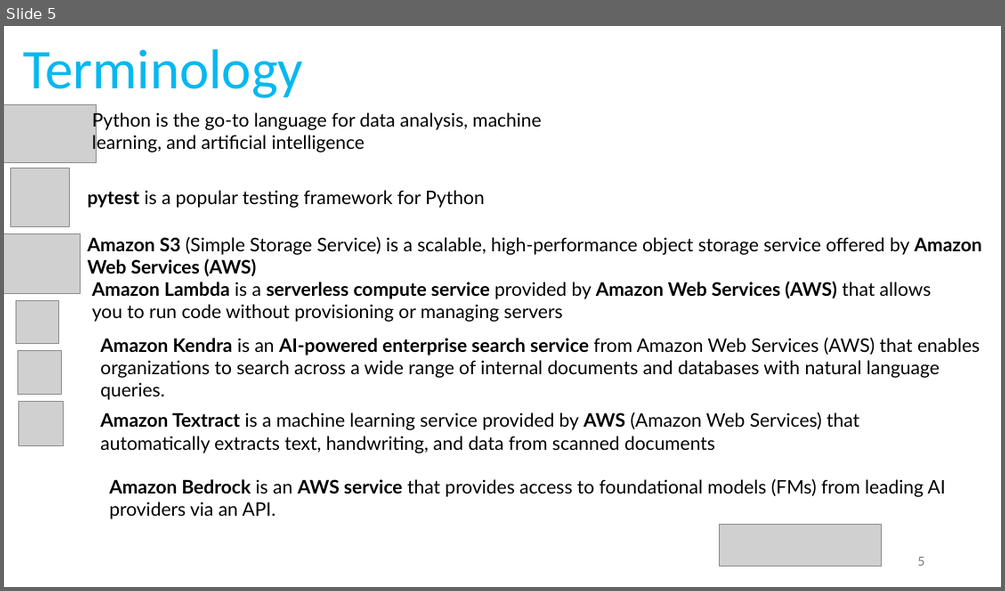
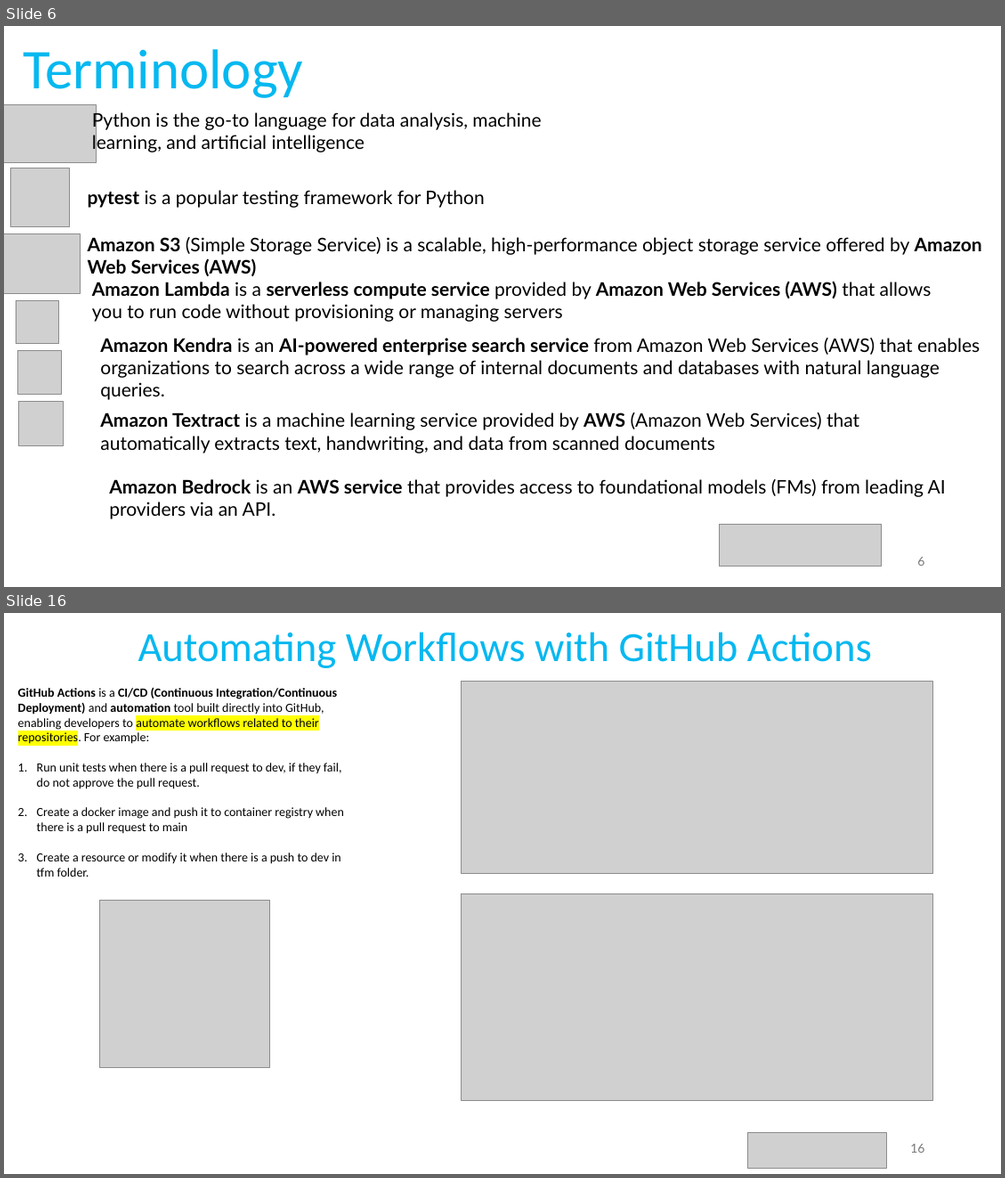
Before and after one commit to ShayanCanty/CaseStudy, a slide deck: casestudy.pptx. Shown one above the other, each under a label of ours: slide 5 before the commit, slides 6 and 16 after it; the slides between them are not shown. The pictures are 1005x591 and 1005x1178 pixels, drawn with LibreOffice and Linux fonts; fonts in the diff are those of the drawing; grey boxes stand for pictures. Boxes give left, top, right and bottom in pixels: in the first picture for what was removed or moved away, otherwise in the second. Text is boxed around its words. In the diff, an @@ line names an element or a change of style, - is before the commit and + after.

```diff
--- a/casestudy.pptx
+++ b/casestudy.pptx
@@ slide 16 added at bbox=[4, 613, 1001, 1174], background #FFFFFF @@
@@ text added at bbox=[138, 632, 872, 668], 40 pt, text #06B8F0 @@
+Automating Workflows with GitHub Actions
@@ text added at bbox=[18, 688, 344, 876], 12 pt, text #000000 @@
+GitHub Actions is a CI/CD (Continuous Integration/Continuous Deployment) and automation tool built directly into GitHub, enabling developers to automate workflows related to their repositories. For example:
+1. Run unit tests when there is a pull request to dev, if they fail, do not approve the pull request.
+2. Create a docker image and push it to container registry when there is a pull request to main
+3. Create a resource or modify it when there is a push to dev in tfm folder.
@@ picture added at bbox=[461, 681, 932, 873] @@
@@ picture added at bbox=[99, 900, 269, 1068] @@
@@ picture added at bbox=[461, 893, 932, 1101] @@
@@ picture added at bbox=[748, 1133, 886, 1167] @@
@@ page number added at bbox=[910, 1143, 924, 1152], 12 pt, text #797979 @@
+16
@@ what was slide 5 is now slide 6 @@
@@ page number at bbox=[917, 556, 924, 565]: text changed @@
-5
+6
```
Also in this commit, not shown: 2 slides changed, 25 other slides added, 1 slide removed.
